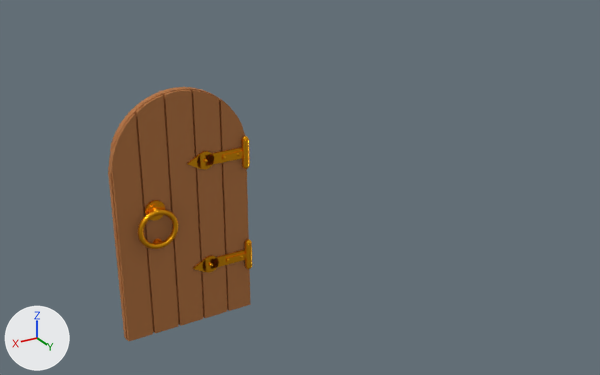
What one commit did to the glTF model art/models/tripo/skeleton_test/HaloShop_Juice_ornaments.glb.
Camera for both pictures: a camera (50 mm lens) standing at (13.78, 27.47, 15.7) and looking at (1.19, 6.48, 5.2). Every picture has the same lights, and +X, +Y and +Z are marked at lower left. The first picture is the older version.

Objects in the first picture: 'Orn_HaloShop_Juice_Hinge0', 'Orn_HaloShop_Juice_Hinge1', 'Orn_HaloShop_Juice_Knocker', 'Orn_HaloShop_Juice_Leaf'.
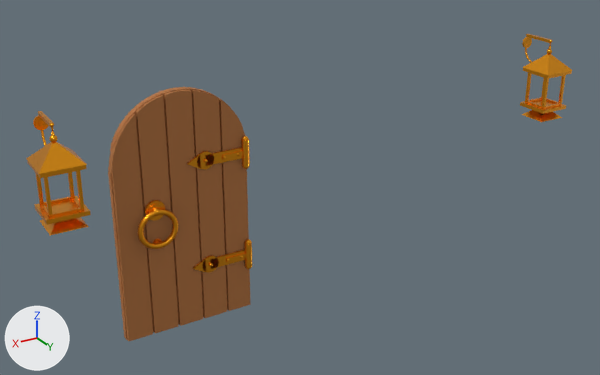
The newer file is also turned or shifted as a whole; pictures and numbers use the older file's frame.

Pixel boxes [x1, y1, x2, y2] of what changed, in the pictures (600 x 375 px):
'Orn_HaloShop_Juice_Lantern0', added (orange)
    after: [26, 111, 91, 235]
'Orn_HaloShop_Juice_Lantern1', added (orange)
    after: [520, 34, 572, 122]

Patch to the scene script:
```diff
--- a/art/models/tripo/skeleton_test/HaloShop_Juice_ornaments.glb.py
+++ b/art/models/tripo/skeleton_test/HaloShop_Juice_ornaments.glb.py
@@ me_orn_haloshop_juice_lantern1 @@
+me_orn_haloshop_juice_lantern1.from_pydata(...)  # 609 vertices, 1122 faces; spans x -9.2..-8.0, y 5.96..7.7, z 6.16..9.08
+me_orn_haloshop_juice_lantern1.materials.append(mat_orngold)  # orange #ffa824
@@ me_orn_haloshop_juice_lantern0 @@
+me_orn_haloshop_juice_lantern0.from_pydata(...)  # 609 vertices, 1122 faces; spans x 8.0..9.2, y 5.96..7.7, z 6.16..9.08
+me_orn_haloshop_juice_lantern0.materials.append(mat_orngold)  # orange #ffa824
@@ ob_orn_haloshop_juice_lantern1 @@
+ob_orn_haloshop_juice_lantern1 = bpy.data.objects.new('Orn_HaloShop_Juice_Lantern1', me_orn_haloshop_juice_lantern1)
+ob_orn_haloshop_juice_lantern1.location = (0.4, 0.5, 0.0)
@@ ob_orn_haloshop_juice_lantern0 @@
+ob_orn_haloshop_juice_lantern0 = bpy.data.objects.new('Orn_HaloShop_Juice_Lantern0', me_orn_haloshop_juice_lantern0)
+ob_orn_haloshop_juice_lantern0.location = (0.4, 0.5, 0.0)
```
